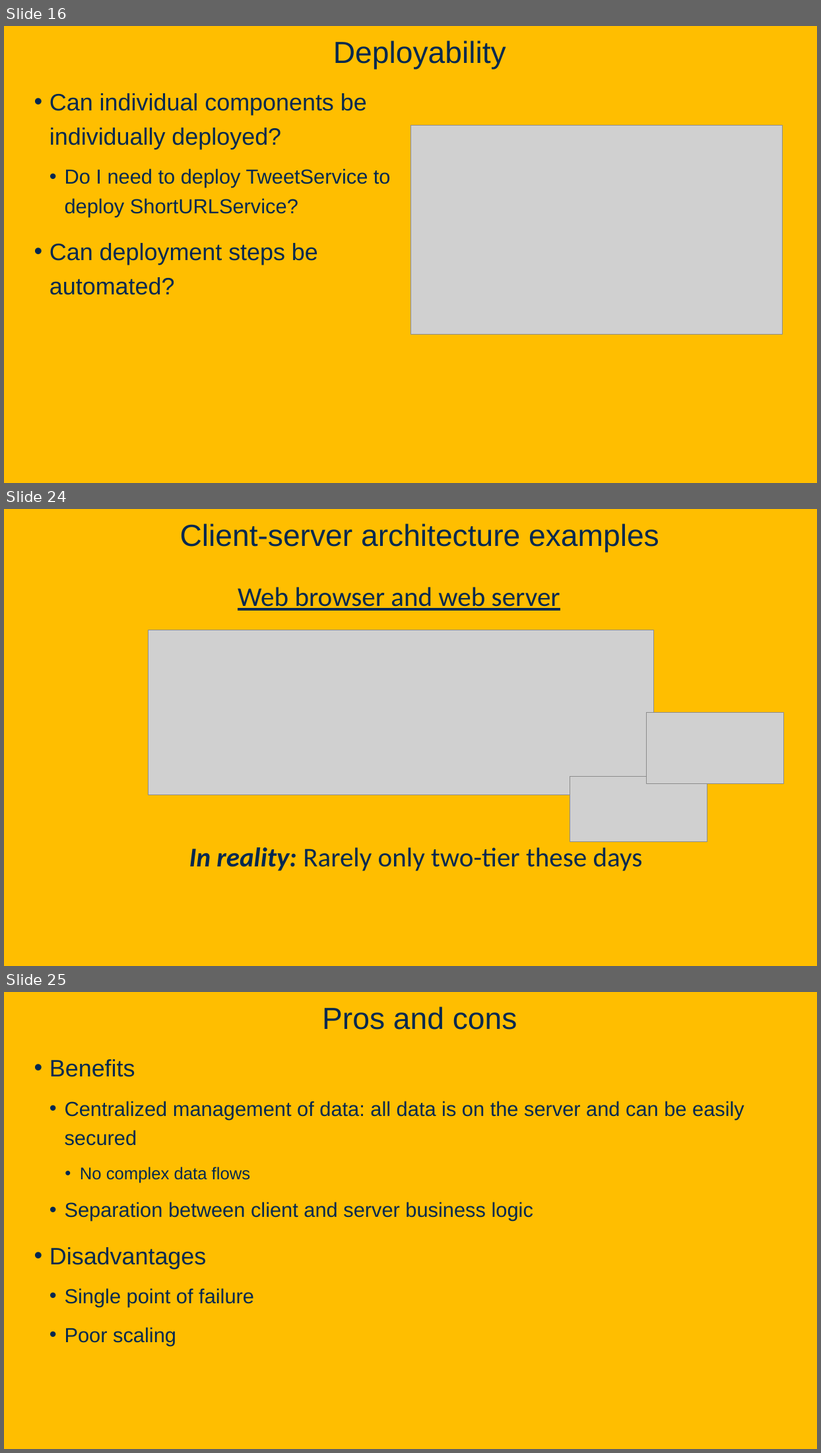
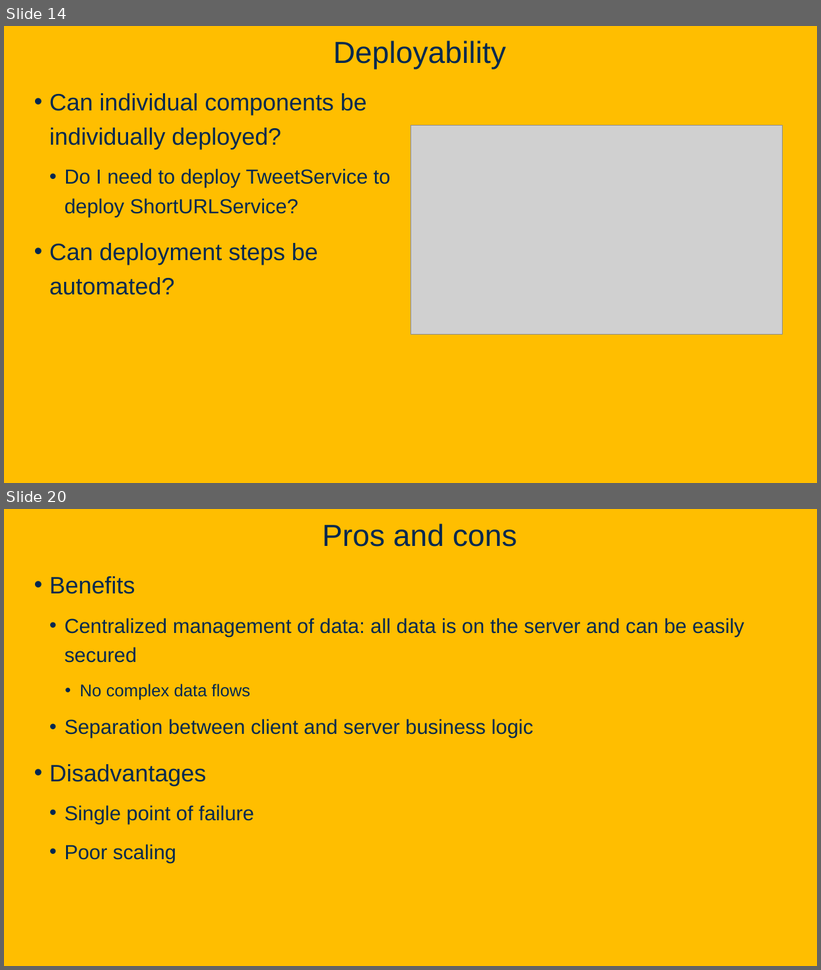
Before and after one commit to davsec-teaching/W26_ECS_160, a slide deck: slides/Microservices.pptx. Shown one above the other, each under a label of ours: slides 16, 24 and 25 before the commit, slides 14 and 20 after it; the slides between them are not shown. The pictures are 821x1453 and 821x970 pixels, drawn with LibreOffice and Linux fonts; fonts in the diff are those of the drawing; grey boxes stand for pictures; background and template pictures are left out. Boxes give left, top, right and bottom in pixels: in the first picture for what was removed or moved away, otherwise in the second. Text is boxed around its words. In the diff, an @@ line names an element or a change of style, - is before the commit and + after.

```diff
--- a/slides/Microservices.pptx
+++ b/slides/Microservices.pptx
@@ slide 24 removed at (4,509,817,966), background picture (left out) @@
@@ title removed at (180,524,659,553) @@
-Client-server architecture examples
@@ text removed at (238,587,560,611) @@
-Web browser and web server
@@ picture removed at (148,630,653,795) @@
@@ picture removed at (647,713,784,784) @@
@@ picture removed at (570,777,708,842) @@
@@ text removed at (189,848,643,871) @@
-In reality: Rarely only two-tier these days
@@ what was slide 16 is now slide 14 @@
@@ what was slide 25 is now slide 20 @@
```
Also in this commit, not shown: 3 slides changed, 15 slides added, 8 other slides removed, 3 other files.
